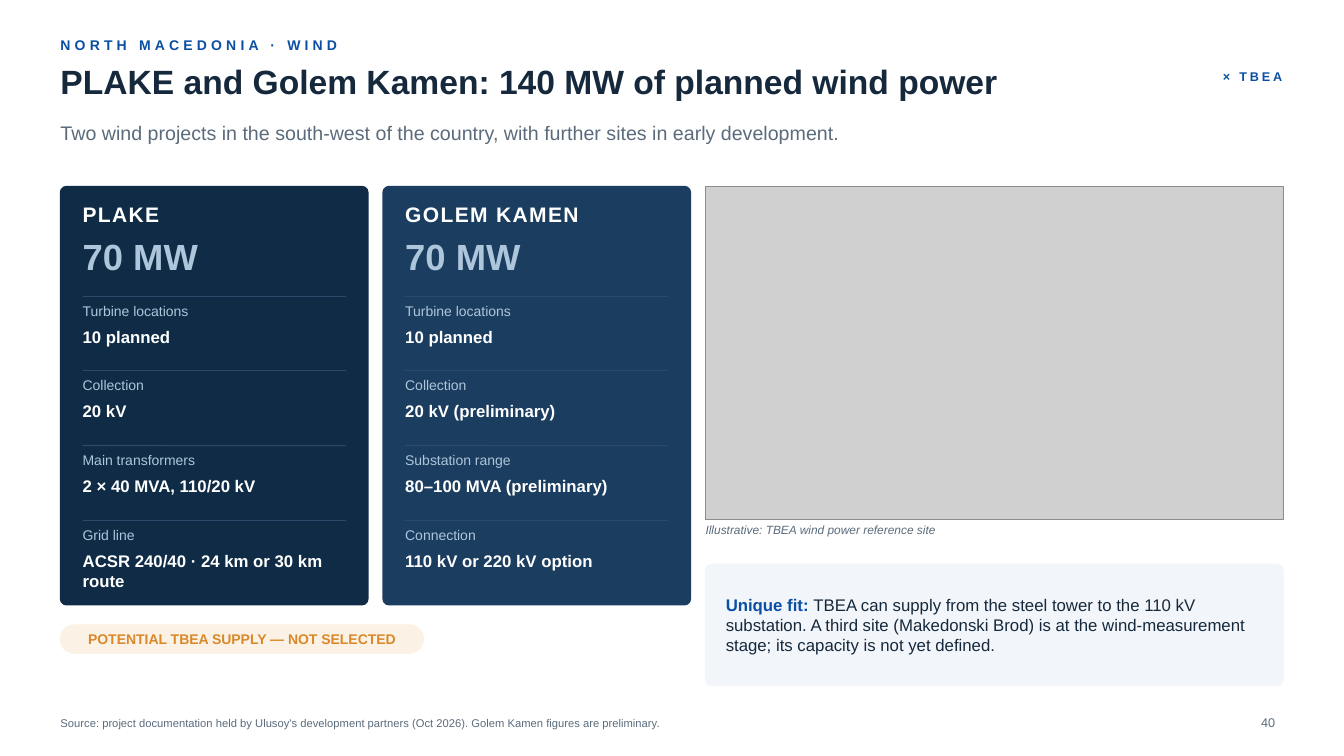
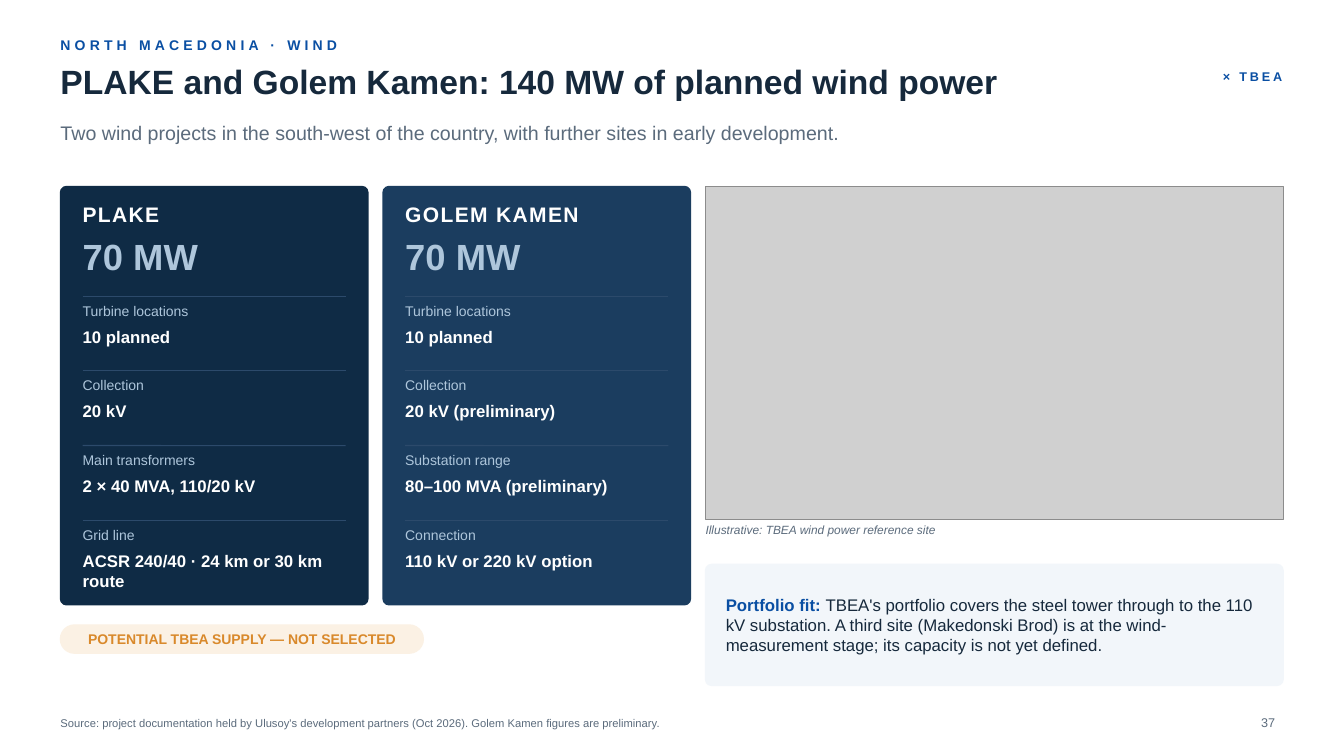
Before and after one commit to taimoorRazi/MultiTransformer, a slide deck: slide 37 of TBEA_HQ_Partnership_v2/Ulusoy - TBEA Partnership.pptx (slide 40 before the commit). Drawn at 1344x756 pixels with LibreOffice and Linux fonts; fonts in the diff are those of the drawing; grey boxes stand for pictures; background and template pictures are left out. Boxes give left, top, right and bottom in pixels: in the first picture for what was removed or moved away, otherwise in the second. Text is boxed around its words. In the diff, an @@ line names an element or a change of style, - is before the commit and + after.

```diff
--- a/TBEA_HQ_Partnership_v2/Ulusoy - TBEA Partnership.pptx
+++ b/TBEA_HQ_Partnership_v2/Ulusoy - TBEA Partnership.pptx
@@ text at (726,599,1253,655): text changed @@
-Unique fit: TBEA can supply from the steel tower to the 110 kV substation. A third site (Makedonski Brod) is at the wind-measurement stage; its capacity is not yet defined.
+Portfolio fit: TBEA's portfolio covers the steel tower through to the 110 kV substation. A third site (Makedonski Brod) is at the wind-measurement stage; its capacity is not yet defined.
@@ page number at (1261,718,1275,727): text changed @@
-40
+37
```
Also in this commit, not shown: 25 other slides changed, 1 slide added, 5 slides removed, 17 other files.
